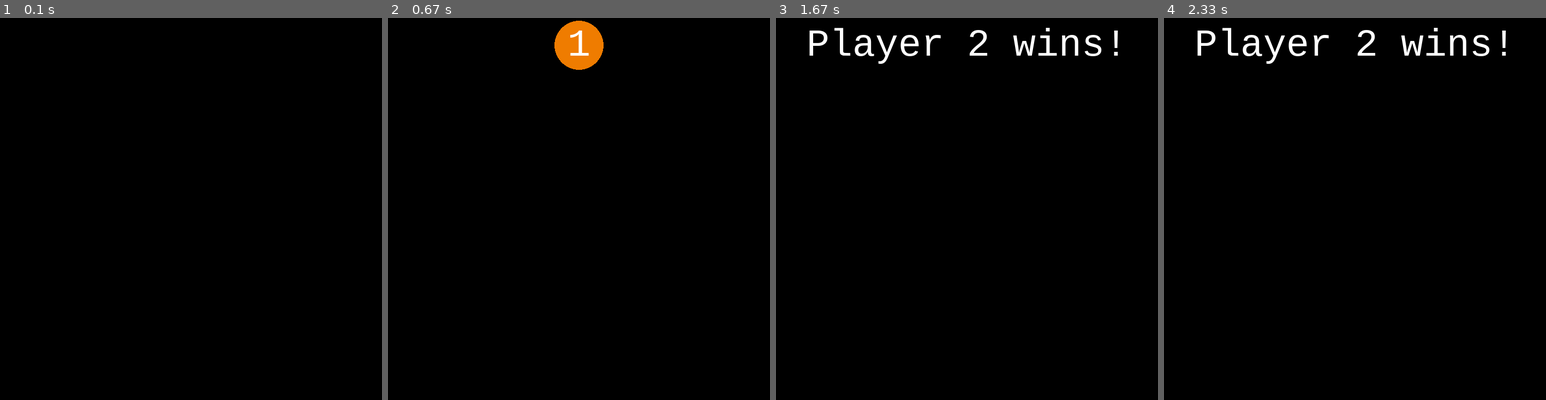
Above: before the commit, frames 1-4 (left to right).
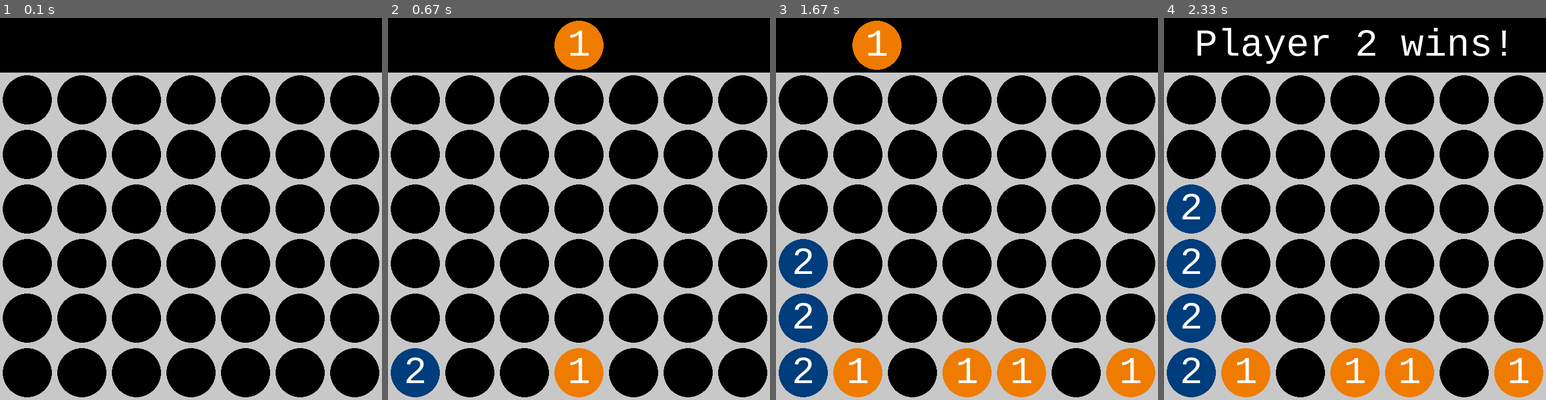
Above: after the commit, the same moments.

Repository: farhan-navas/connect-4
Game: pygame game, started from zero_game.py
Two runs of this game, one before a commit and one after it. Both use one fixed random seed, a clock stepped at 60 frames per second and the inputs below.
Inputs (mouse positions are in pixels of both pictures, inside the frame that each line leads up to):
- Up to frame 1 (0.1 s): no input
- Up to frame 2 (0.67 s): click (579, 209) at 0.38 s
- Up to frame 3 (1.67 s): click (1005, 293) at 0.8 s; click (1108, 342) at 1.22 s; click (875, 132) at 1.65 s
- Up to frame 4 (2.33 s): no input

The runs differ from the first frame. In frame 1, 32% of the frame differs, in the area x 0-100%, y 14-100%; in frame 2, 34%; in frame 3, 43%, in the area x 0-100%, y 0-100%; in frame 4, 42%.

Commit message:
Complete bitboard + basic eval function

Diff:
--- a/board.py
+++ b/board.py
@@ -17,31 +17,36 @@
         # p2 -> represents the position of player 2 tokens
         p1, p2 = '', ''
         r = ['0', '1']
-        for i in range(6, -1, -1):
-            for j in range(6):
-                p1.join(r[state[i][j] == 1])
-                p2.join(r[state[i][j] == 2])
+        for i in range(5, -1, -1):
+            for j in range(7):
+                p1 += r[state[i][j] == 1]
+                p2 += r[state[i][j] == 2]
 
         return int(p1, 2), int(p2, 2)
 
     # TEMP FUNCTIONS -> FAKE VERSION
 
-    def eval_func(self, count):
-        res = 0
-        val = 10 if count == 2 else 100
-        board = self.player1
+    def eval_func(self):
+        directions = [1, 7, 6, 8]
 
-        directions = [1, 7, 6, 8]
-        for dir in directions:
-            if count == 2:
-                if (board & (board >> dir)) != 0:
-                    res += count * val
+        agent_board = self.player1
+        opp_board = self.player2
 
-            if count == 3:
-                if (board & (board >> dir) & (board >> dir * 2)) != 0:
-                    res += count * val
+        def potential_wins(board):
+            score = 0
+            for dir in directions:
+                b = board & (board >> dir)
+                score += bin(b).count('1')
+                b &= (b >> dir)
+                score += bin(b).count('1') * 10
 
-        return res
+            return score
+
+        agent_score = potential_wins(agent_board)
+        opp_score = potential_wins(opp_board)
+
+        return agent_score - opp_score
+
 
     # REAL VERSION
 
--- a/simulator.py
+++ b/simulator.py
@@ -11,7 +11,7 @@
         print(self.board.get_state())
 
     def run(self):
-        # self.draw_board()
+        self.draw_board()
 
         # Start with P1
         player_id = 1
@@ -32,7 +32,7 @@
                         continue
 
                     self.board.step((action, player_id))
-                    # self.draw_board()
+                    self.draw_board()
 
                     if self.board.is_win():
                         self.show_message(f"Player {player_id} wins!")
Not shown, changed: contest.ipynb
